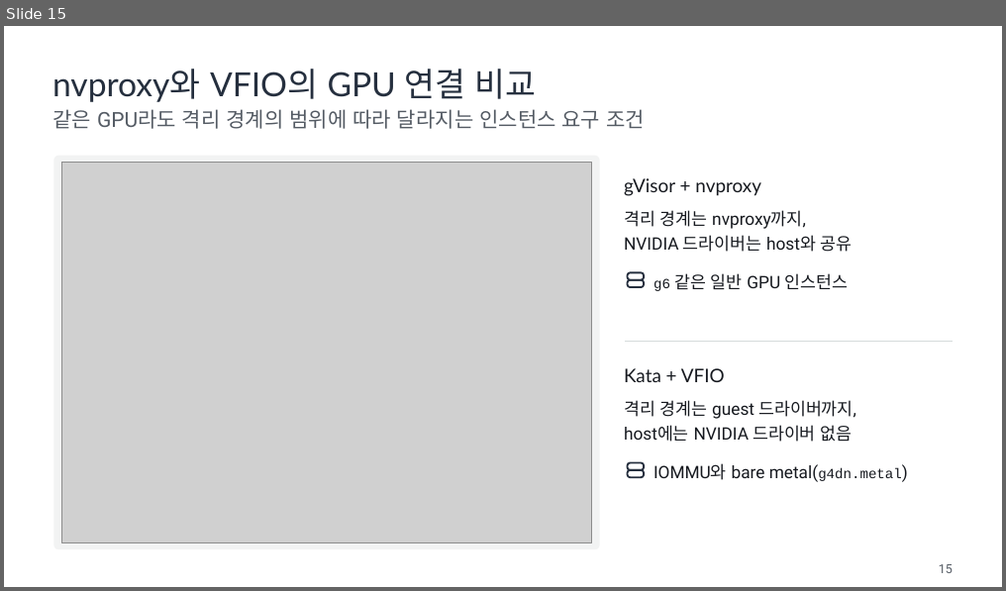
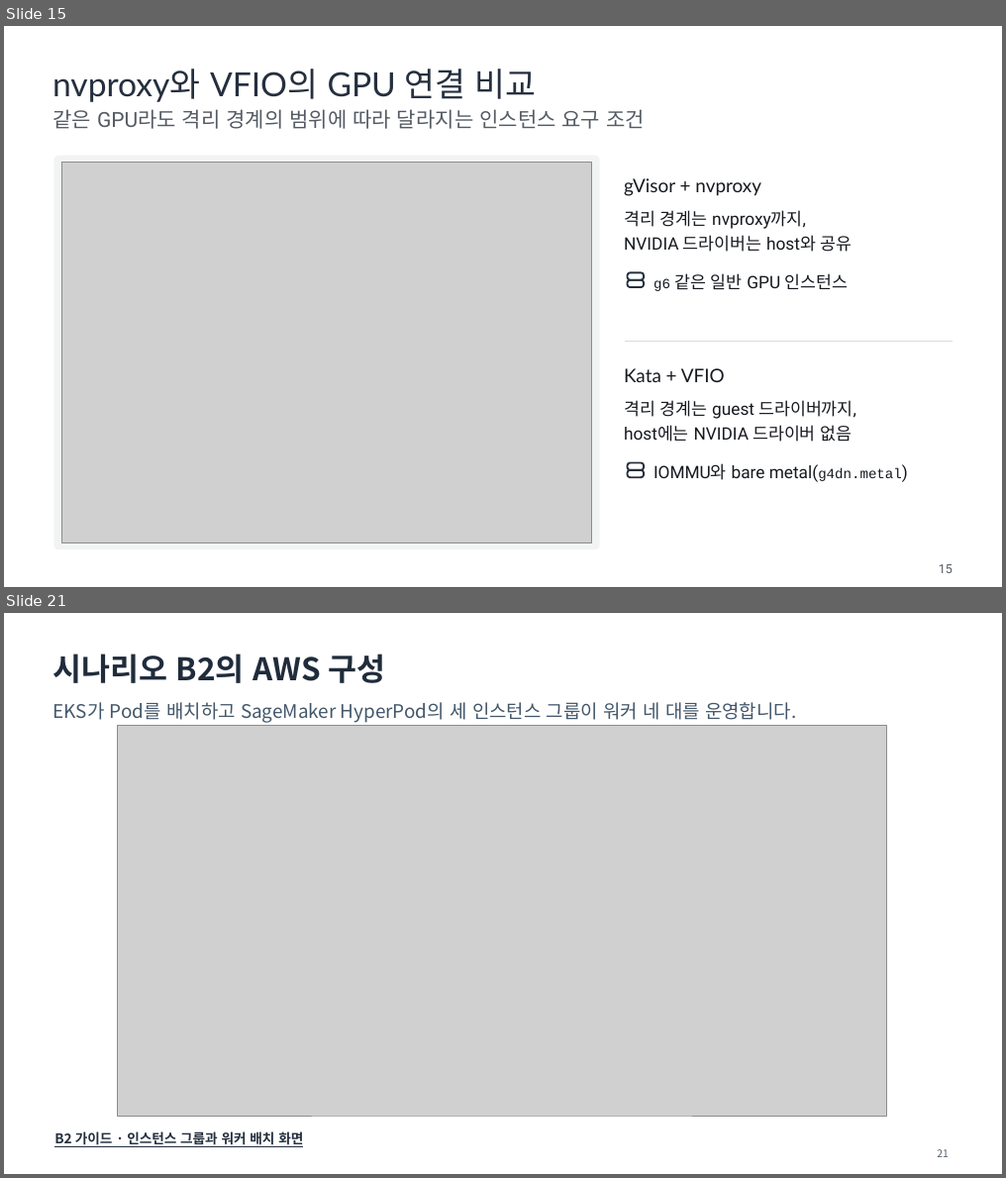
Before and after one commit to daekeun-ml/gpu-sandbox-on-aws, a slide deck: slides/gpu-sandbox-theory.pptx. Shown one above the other, each under a label of ours: slide 15 before the commit, slides 15 and 21 after it; the slides between them are not shown. The pictures are 1006x591 and 1006x1178 pixels, drawn with LibreOffice and Linux fonts; fonts in the diff are those of the drawing; grey boxes stand for pictures. Boxes give left, top, right and bottom in pixels: in the first picture for what was removed or moved away, otherwise in the second. Text is boxed around its words. In the diff, an @@ line names an element or a change of style, - is before the commit and + after.

Commit message:
Align the B2 architecture, hands-on guides and theory deck with the HyperPod run

```diff
--- a/slides/gpu-sandbox-theory.pptx
+++ b/slides/gpu-sandbox-theory.pptx
@@ slide 21 added at [4, 613, 1002, 1174], background #FFFFFF @@
@@ text added at [53, 654, 385, 683], 30 pt, text #202C3B, bold @@
+시나리오 B2의 AWS 구성
@@ text added at [54, 702, 796, 723], 18 pt, text #43576A @@
+EKS가 Pod를 배치하고 SageMaker HyperPod의 세 인스턴스 그룹이 워커 네 대를 운영합니다.
@@ picture added at [117, 725, 886, 1116] @@
@@ text added at [54, 1132, 303, 1148], 13 pt, text #252F3E, bold, underline @@
+B2 가이드 · 인스턴스 그룹과 워커 배치 화면
@@ text added at [937, 1150, 948, 1157], 10 pt, text #53606B @@
+21
```
Also in this commit, not shown: 16 slides changed, 4 other slides added, 4 slides removed, 49 other files.
